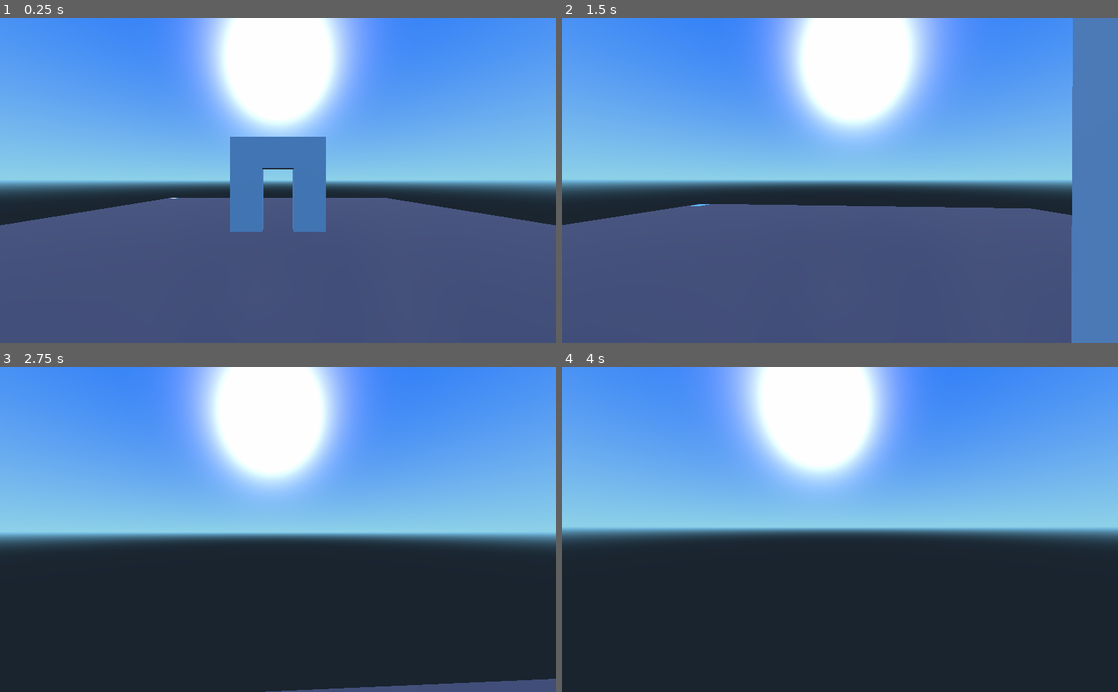
Above: before the commit, frames 1-4 (two rows, left to right).
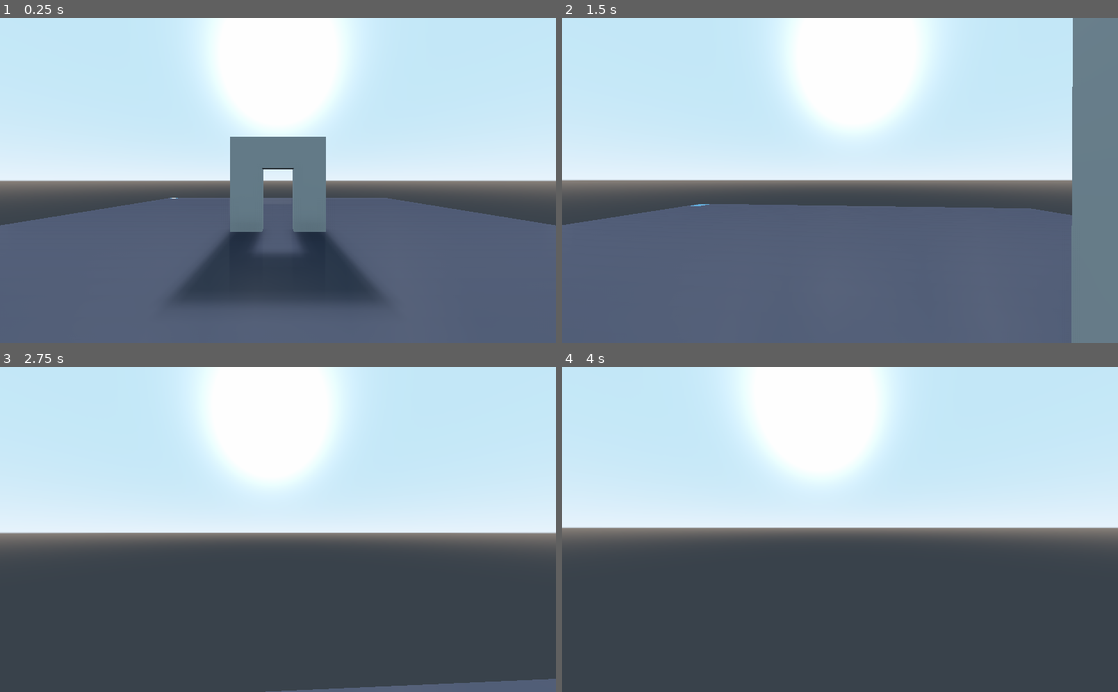
Above: after the commit, the same moments.

Repository: oskude/mcc-proto1
Game: Godot game, scene res://Main.tscn
Two runs of this game, one before a commit and one after it. Both use one fixed random seed, a clock stepped at 60 frames per second and the inputs below. The engine's default icon, where the game draws it, is replaced by a stand-in: a white triangle on a blue panel in a dark square.
Inputs (mouse positions are in pixels of both pictures, inside the frame that each line leads up to):
- Up to frame 1 (0.25 s): no input
- Up to frame 2 (1.5 s): move the mouse to (867, 180) at 0.52 s; hold W (player_move_forward) from 0.53 s (still down); move the mouse to (812, 180) at 1.27 s
- Up to frame 3 (2.75 s): keep holding W (player_move_forward); move the mouse to (289, 523) at 2.02 s
- Up to frame 4 (4 s): keep holding W (player_move_forward); move the mouse to (834, 536) at 2.77 s; tap Enter at 3.5 s; move the mouse to (878, 532) at 3.52 s

The runs differ from the first frame. In frame 1, 60% of the frame differs, in the area x 0-100%, y 0-88%; in frame 2, 57%; in frame 3, 93%; in frame 4, 95%, in the area x 0-100%, y 0-100%.

Commit message:
yummy!

Diff:
--- a/Main.tscn
+++ b/Main.tscn
@@ -1,11 +1,116 @@
-[gd_scene load_steps=4 format=2]
+[gd_scene load_steps=6 format=2]
 
 [ext_resource path="res://Main.gd" type="Script" id=1]
 [ext_resource path="res://Ground.tscn" type="PackedScene" id=2]
 [ext_resource path="res://Player.tscn" type="PackedScene" id=3]
 
+[sub_resource type="ProceduralSky" id=2]
+
+radiance_size = 4
+sky_top_color = Color( 0.647059, 0.839216, 0.945098, 1 )
+sky_horizon_color = Color( 0.839216, 0.917647, 0.980392, 1 )
+sky_curve = 0.09
+sky_energy = 1.0
+ground_bottom_color = Color( 0.156863, 0.184314, 0.211765, 1 )
+ground_horizon_color = Color( 0.423529, 0.396078, 0.372549, 1 )
+ground_curve = 0.02
+ground_energy = 1.0
+sun_color = Color( 1, 1, 1, 1 )
+sun_latitude = 35.0
+sun_longitude = 0.0
+sun_angle_min = 1.0
+sun_angle_max = 100.0
+sun_curve = 0.05
+sun_energy = 16.0
+texture_size = 2
+
+[sub_resource type="Environment" id=1]
+
+background_mode = 2
+background_sky = SubResource( 2 )
+background_sky_custom_fov = 0.0
+background_color = Color( 0, 0, 0, 1 )
+background_energy = 1.0
+background_canvas_max_layer = 0
+ambient_light_color = Color( 0, 0, 0, 1 )
+ambient_light_energy = 0.3
+ambient_light_sky_contribution = 1.0
+fog_enabled = false
+fog_color = Color( 0.5, 0.6, 0.7, 1 )
+fog_sun_color = Color( 1, 0.9, 0.7, 1 )
+fog_sun_amount = 0.0
+fog_depth_enabled = true
+fog_depth_begin = 10.0
+fog_depth_curve = 1.0
+fog_transmit_enabled = false
+fog_transmit_curve = 1.0
+fog_height_enabled = false
+fog_height_min = 0.0
+fog_height_max = 100.0
+fog_height_curve = 1.0
+tonemap_mode = 1
+tonemap_exposure = 1.0
+tonemap_white = 1.0
+auto_exposure_enabled = false
+auto_exposure_scale = 0.4
+auto_exposure_min_luma = 0.05
+auto_exposure_max_luma = 8.0
+auto_exposure_speed = 0.5
+ss_reflections_enabled = true
+ss_reflections_max_steps = 64
+ss_reflections_fade_in = 0.15
+ss_reflections_fade_out = 2.0
+ss_reflections_depth_tolerance = 28.2
+ss_reflections_roughness = false
+ssao_enabled = true
+ssao_radius = 0.1
+ssao_intensity = 2.0
+ssao_radius2 = 2.0
+ssao_intensity2 = 0.5
+ssao_bias = 0.01
+ssao_light_affect = 1.0
+ssao_ao_channel_affect = 0.0
+ssao_color = Color( 0, 0, 0, 1 )
+ssao_quality = 0
+ssao_blur = 3
+ssao_edge_sharpness = 0.0
+dof_blur_far_enabled = false
+dof_blur_far_distance = 10.0
+dof_blur_far_transition = 5.0
+dof_blur_far_amount = 0.1
+dof_blur_far_quality = 1
+dof_blur_near_enabled = false
+dof_blur_near_distance = 2.0
+dof_blur_near_transition = 1.0
+dof_blur_near_amount = 0.1
+dof_blur_near_quality = 1
+glow_enabled = false
+glow_levels/1 = false
+glow_levels/2 = false
+glow_levels/3 = true
+glow_levels/4 = false
+glow_levels/5 = true
+glow_levels/6 = false
+glow_levels/7 = false
+glow_intensity = 0.8
+glow_strength = 1.0
+glow_bloom = 0.0
+glow_blend_mode = 2
+glow_hdr_threshold = 1.0
+glow_hdr_scale = 2.0
+glow_bicubic_upscale = false
+adjustment_enabled = false
+adjustment_brightness = 1.0
+adjustment_contrast = 1.0
+adjustment_saturation = 1.0
+_sections_unfolded = [ "SSAO", "background_sky" ]
+
 [node name="Main" type="Spatial"]
 script = ExtResource( 1 )
+
+[node name="WorldEnvironment" type="WorldEnvironment" parent="."]
+environment = SubResource( 1 )
+_sections_unfolded = [ "environment" ]
 
 [node name="Ground" parent="." instance=ExtResource( 2 )]
 
@@ -13,7 +118,7 @@
 transform = Transform( 1, 0, 0, 0, 1, 0, 0, 0, 1, 0, 0, 5.36104 )
 
 [node name="DirectionalLight" type="DirectionalLight" parent="."]
-transform = Transform( 1, 0, 0, 0, -4.37114e-08, 1, 0, -1, -4.37114e-08, 0, 8.80091, 0 )
+transform = Transform( 1, 0, 0, 0, -0.707107, 0.707107, 0, -0.707107, -0.707107, 0, 8.80091, 0 )
 layers = 1
 light_color = Color( 1, 1, 1, 1 )
 light_energy = 1.0
@@ -22,7 +127,7 @@
 light_specular = 0.5
 light_bake_mode = 1
 light_cull_mask = -1
-shadow_enabled = false
+shadow_enabled = true
 shadow_color = Color( 0, 0, 0, 1 )
 shadow_bias = 0.1
 shadow_contact = 0.0
@@ -32,12 +137,12 @@
 directional_shadow_split_1 = 0.1
 directional_shadow_split_2 = 0.2
 directional_shadow_split_3 = 0.5
-directional_shadow_blend_splits = false
+directional_shadow_blend_splits = true
 directional_shadow_normal_bias = 0.8
 directional_shadow_bias_split_scale = 0.25
 directional_shadow_depth_range = 0
 directional_shadow_max_distance = 200.0
-_sections_unfolded = [ "Transform" ]
+_sections_unfolded = [ "Directional Shadow", "Light", "Shadow", "Transform" ]
 
 [node name="CSGCombiner" type="CSGCombiner" parent="."]
 layers = 1
